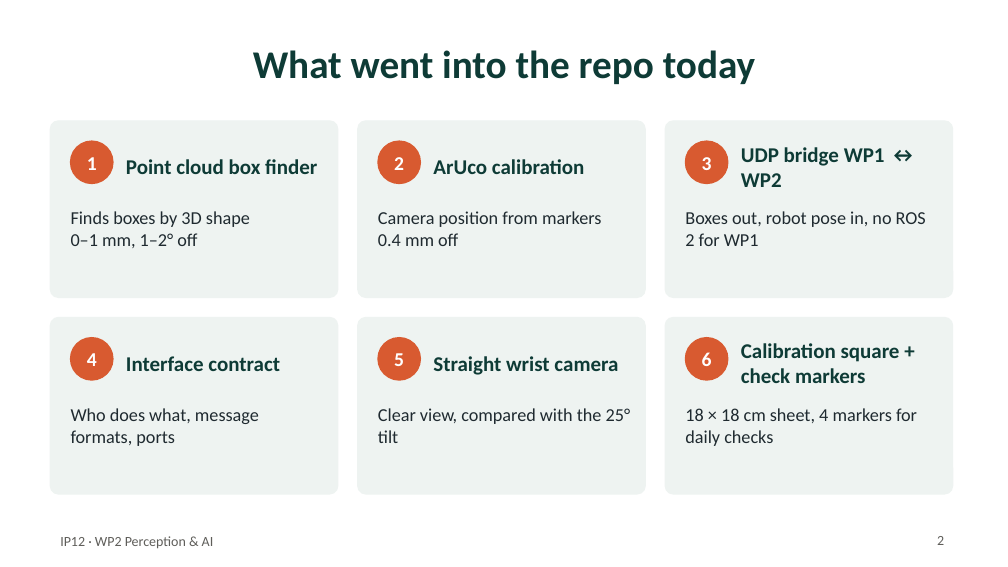
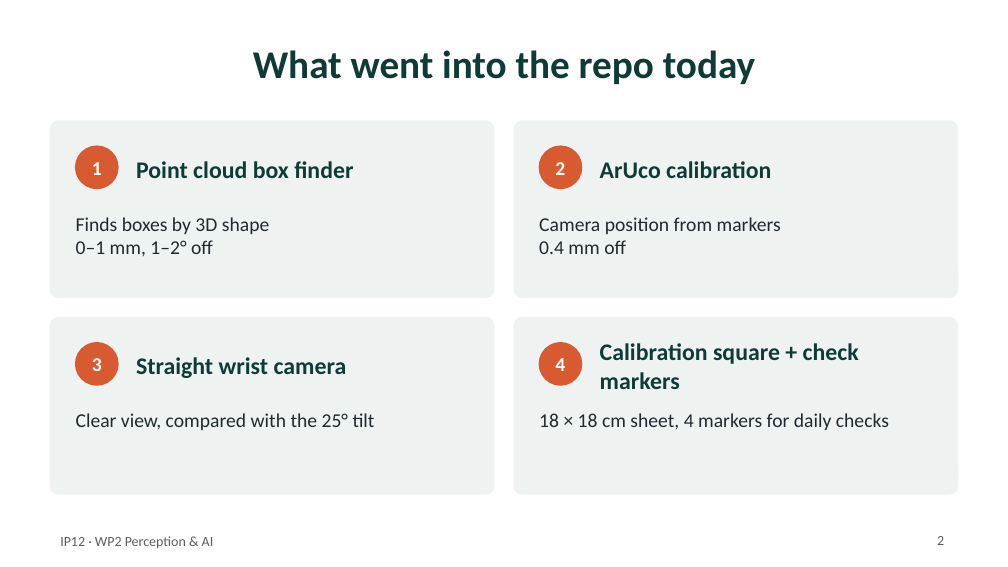
Before and after one commit to PhamAnhHoangg/IP12-ABB-IRB1100-Simulation, a slide deck: slide 2 of docs/IP12_WP2_perception_aruco.pptx. Drawn at 1008x567 pixels with LibreOffice and Linux fonts; fonts in the diff are those of the drawing. Boxes give left, top, right and bottom in pixels: in the first picture for what was removed or moved away, otherwise in the second. Text is boxed around its words. In the diff, an @@ line names an element or a change of style, - is before the commit and + after.

Commit message:
Slides: focus on the point cloud and ArUco work only

```diff
--- a/docs/IP12_WP2_perception_aruco.pptx
+++ b/docs/IP12_WP2_perception_aruco.pptx
@@ rounded rectangle: place and size @@
-rounded rectangle at (50,121,338,297)
+rounded rectangle at (50,121,494,297)
@@ text "1": place and size @@
-text "1" at (87,157,97,170)
+text "1" at (92,162,102,175)
@@ ellipse: place and size @@
-ellipse at (71,141,113,183)
+ellipse at (76,146,118,188)
@@ text "Point cloud box finder": place and size @@
-text "Point cloud box finder" at (126,159,317,174)
+text "Point cloud box finder" at (136,161,353,178)
@@ rounded rectangle: place and size @@
-rounded rectangle at (358,121,645,297)
+rounded rectangle at (514,121,958,297)
@@ text "2": place and size @@
-text "2" at (394,157,404,170)
+text "2" at (555,162,565,175)
@@ ellipse: place and size @@
-ellipse at (378,141,420,183)
+ellipse at (539,146,582,188)
@@ text "ArUco calibration": place and size @@
-text "ArUco calibration" at (433,159,585,174)
+text "ArUco calibration" at (600,161,771,178)
@@ text removed at (741,147,885,187) @@
-UDP bridge WP1 ↔ WP2
@@ text "Camera position from markers": place and size @@
-text "Camera position from markers" at (378,211,601,246)
+text "Camera position from markers" at (539,217,781,254)
@@ text removed at (685,211,926,246) @@
-Boxes out, robot pose in, no ROS 2 for WP1
@@ rounded rectangle: place and size @@
-rounded rectangle at (665,121,953,297)
+rounded rectangle at (50,318,494,494)
@@ rounded rectangle removed at (358,318,645,494) @@
@@ rounded rectangle: place and size @@
-rounded rectangle at (50,318,338,494)
+rounded rectangle at (514,318,958,494)
@@ rounded rectangle removed at (665,318,953,494) @@
@@ text "3": place and size @@
-text "3" at (702,157,712,170)
+text "3" at (92,358,102,371)
@@ ellipse: place and size @@
-ellipse at (685,141,728,183)
+ellipse at (76,343,118,385)
@@ text removed at (126,356,280,371) @@
-Interface contract
@@ size 15 to 17 pt in 4 elements at (136,161,353,178), (600,161,771,178), (600,343,859,389), (136,357,347,378) @@
@@ text "Straight wrist camera": place and size @@
-text "Straight wrist camera" at (433,356,618,375)
+text "Straight wrist camera" at (136,357,347,378)
@@ ellipse removed at (378,338,420,380) @@
@@ text removed at (394,353,404,366) @@
-5
@@ text "4": place and size @@
-text "4" at (87,353,97,366)
+text "4" at (555,358,565,371)
@@ ellipse: place and size @@
-ellipse at (71,338,113,380)
+ellipse at (539,343,582,385)
@@ text "Calibration square + check markers": place and size @@
-text "Calibration square + check markers" at (741,343,900,383)
+text "Calibration square + check markers" at (600,343,859,389)
@@ ellipse removed at (685,338,728,380) @@
@@ text removed at (702,352,712,366) @@
-6
@@ text removed at (71,408,259,446) @@
-Who does what, message formats, ports
@@ size 13 to 14 pt in 4 elements at (76,217,269,256), (539,217,781,254), (539,413,889,430), (76,413,375,430) @@
@@ text "Clear view, compared with the ...": place and size @@
-text "Clear view, compared with the ..." at (378,408,631,443)
+text "Clear view, compared with the ..." at (76,413,375,430)
@@ text "18 × 18 cm sheet, ...": place and size @@
-text "18 × 18 cm sheet, ..." at (685,408,917,446)
+text "18 × 18 cm sheet, ..." at (539,413,889,430)
```
Also in this commit, not shown: 2 other slides changed, 2 slides removed.
